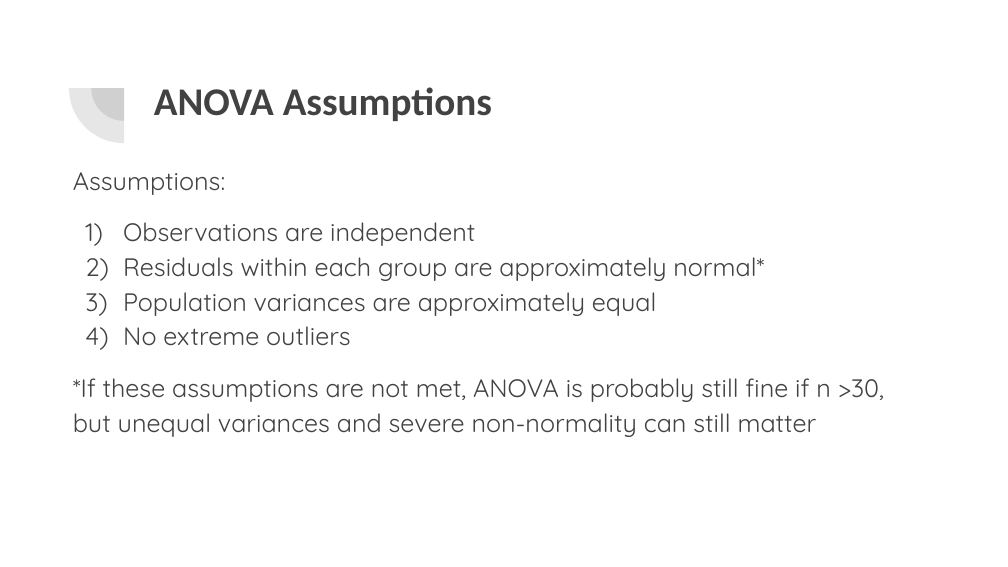
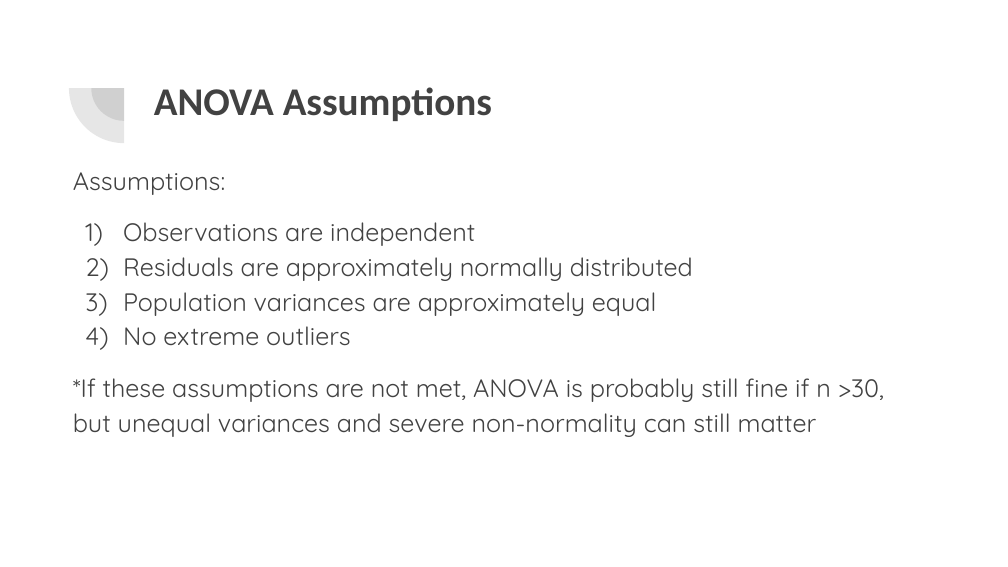
Before and after one commit to rjwrobel86/applied-business-statistics, a slide deck: slide 5 of course-materials/slides/ANOVA.pptx. Drawn at 1008x567 pixels with LibreOffice and Linux fonts; fonts in the diff are those of the drawing. Boxes give left, top, right and bottom in pixels: in the first picture for what was removed or moved away, otherwise in the second. Text is boxed around its words. In the diff, an @@ line names an element or a change of style, - is before the commit and + after.

```diff
--- a/course-materials/slides/ANOVA.pptx
+++ b/course-materials/slides/ANOVA.pptx
@@ text at (123,257,693,281): text changed @@
-2) Residuals within each group are approximately normal*
+2) Residuals are approximately normally distributed
```
Also in this commit, not shown: 17 other slides changed, 2 slides added, 1 slide removed, 6 other files.
